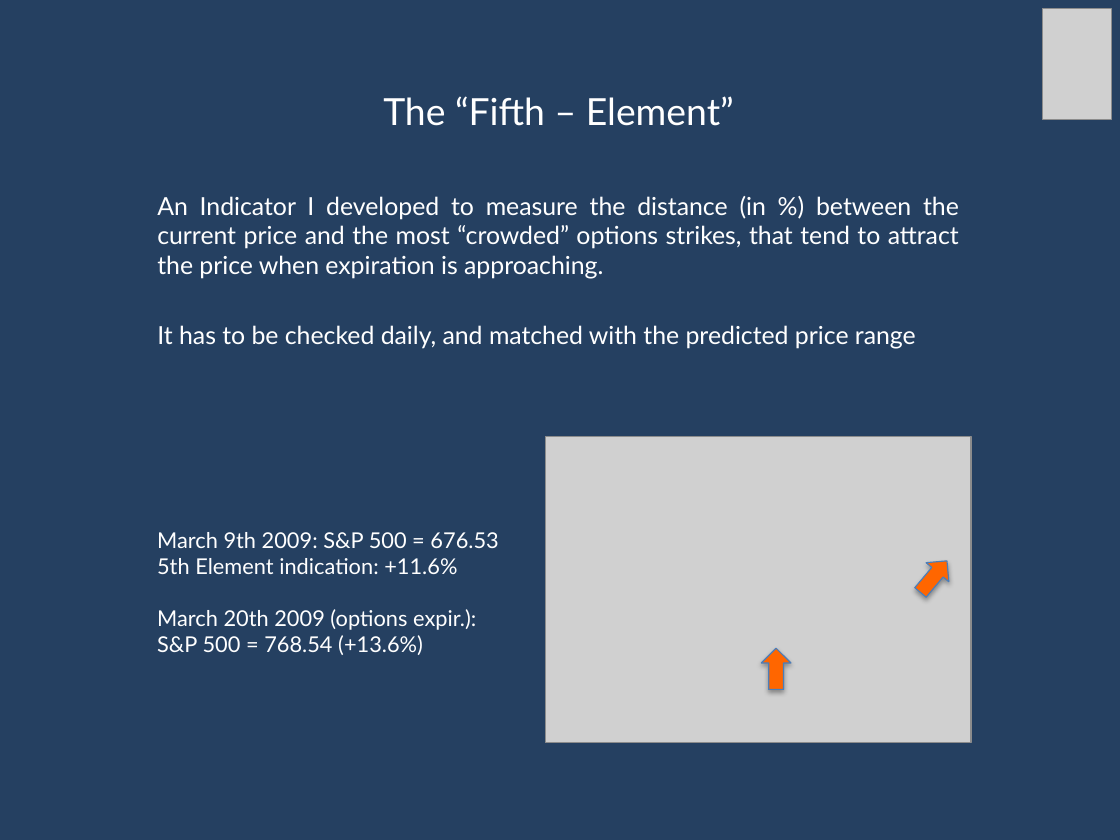
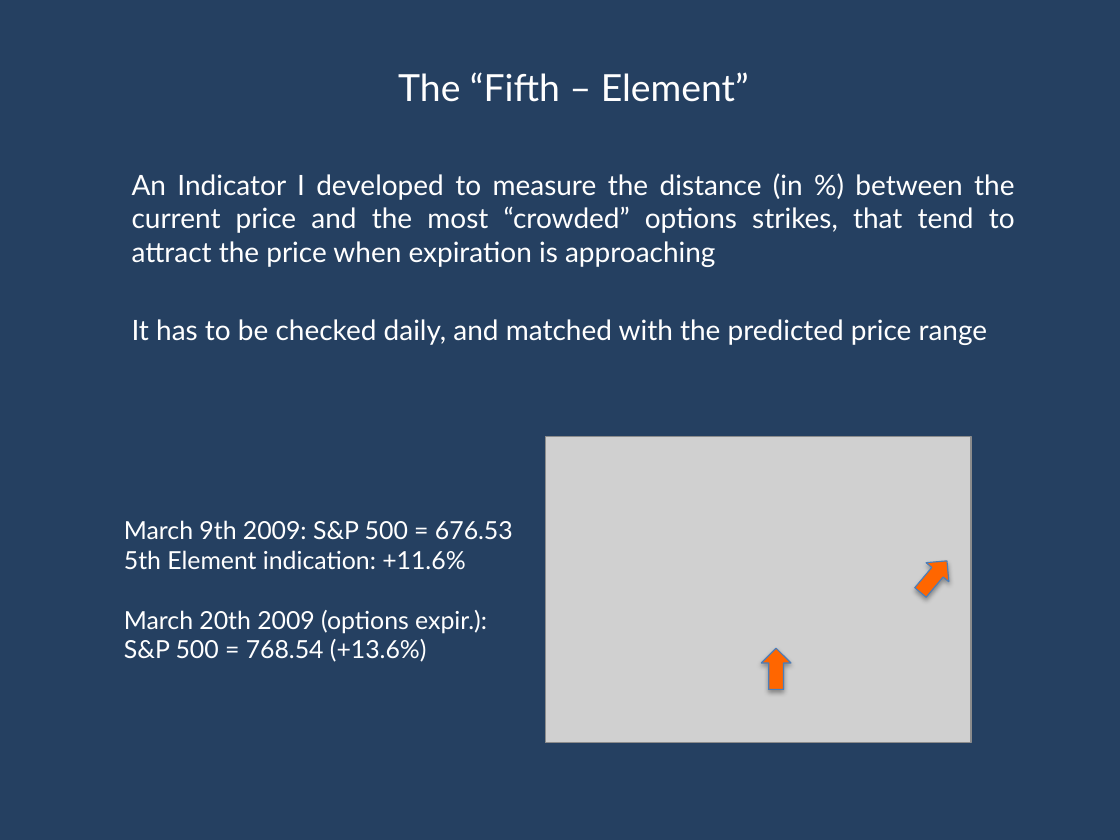
Before and after one commit to marcolunardi/metis, a slide deck: slide 6 of final_project/Metis Kojak.pptx. Drawn at 1120x840 pixels with LibreOffice and Linux fonts; fonts in the diff are those of the drawing; grey boxes stand for pictures. Boxes give left, top, right and bottom in pixels: in the first picture for what was removed or moved away, otherwise in the second. Text is boxed around its words. In the diff, an @@ line names an element or a change of style, - is before the commit and + after.

```diff
--- a/final_project/Metis Kojak.pptx
+++ b/final_project/Metis Kojak.pptx
@@ picture removed at (1043, 9, 1111, 120) @@
@@ text "The “Fifth – Element”": place and size @@
-text "The “Fifth – Element”" at (157, 96, 959, 349)
+text "The “Fifth – Element”" at (132, 72, 1015, 345)
@@ text at (132, 173, 1015, 267): text changed; size 16 to 18 pt @@
-An Indicator I developed to measure the distance (in %) between the current price and the most “crowded” options strikes, that tend to attract the price when expiration is approaching.
+An Indicator I developed to measure the distance (in %) between the current price and the most “crowded” options strikes, that tend to attract the price when expiration is approaching
@@ text at (132, 319, 988, 345): size 16 to 18 pt in "It has to be checked daily, and ..." @@
@@ text "March 9th 2009: S&P 500 ...": place and size @@
-text "March 9th 2009: S&P 500 ..." at (157, 532, 498, 655)
+text "March 9th 2009: S&P 500 ..." at (124, 520, 513, 662)
@@ text "March 9th 2009: S&P 500 ..." at (124, 520, 513, 662): size 14 to 16 pt @@
```
Also in this commit, not shown: 8 other slides changed, 4 other files.
